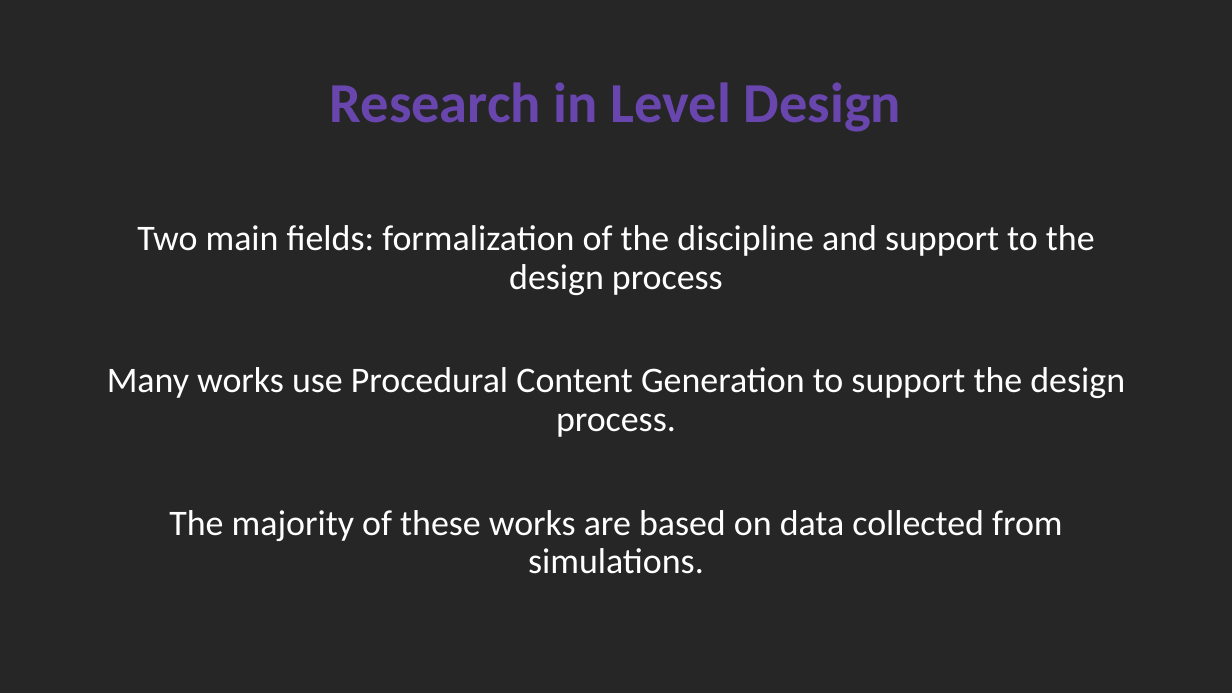
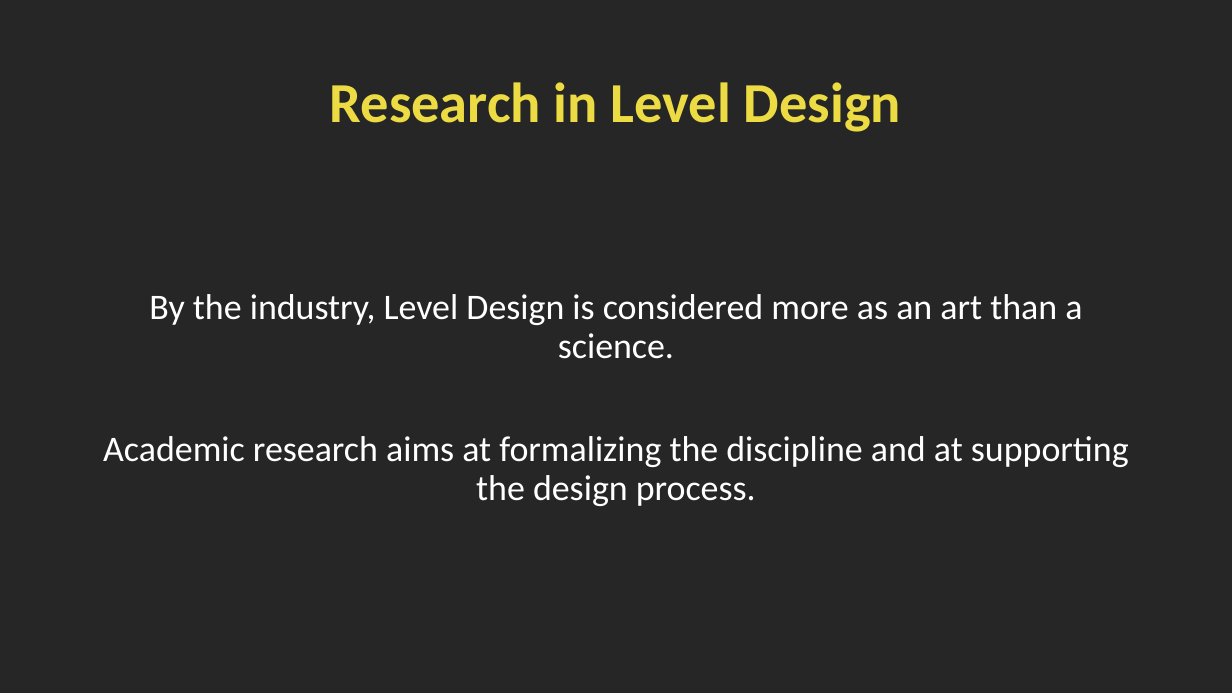
Before and after one commit to SimoDedo/ProjectArena, a slide deck: slide 4 of Presentation/An Online Framework for User-Based Analysis of Maps in First Person Shooters.pptx. Drawn at 1232x693 pixels with LibreOffice and Linux fonts; fonts in the diff are those of the drawing. Boxes give left, top, right and bottom in pixels: in the first picture for what was removed or moved away, otherwise in the second. Text is boxed around its words. In the diff, an @@ line names an element or a change of style, - is before the commit and + after.

```diff
--- a/Presentation/An Online Framework for User-Based Analysis of Maps in First Person Shooters.pptx
+++ b/Presentation/An Online Framework for User-Based Analysis of Maps in First Person Shooters.pptx
@@ title "Research in Level Design" at box(330, 82, 901, 132): text colour #6946AE to #ECDB43 @@
@@ text at box(103, 294, 1129, 506): text changed @@
-Two main fields: formalization of the discipline and support to the design process
-Many works use Procedural Content Generation to support the design process.
-The majority of these works are based on data collected from simulations.
+By the industry, Level Design is considered more as an art than a science.
+Academic research aims at formalizing the discipline and at supporting the design process.
```
Also in this commit, not shown: 15 other slides changed, 3 slides added, 3 slides removed, 6 other files.
